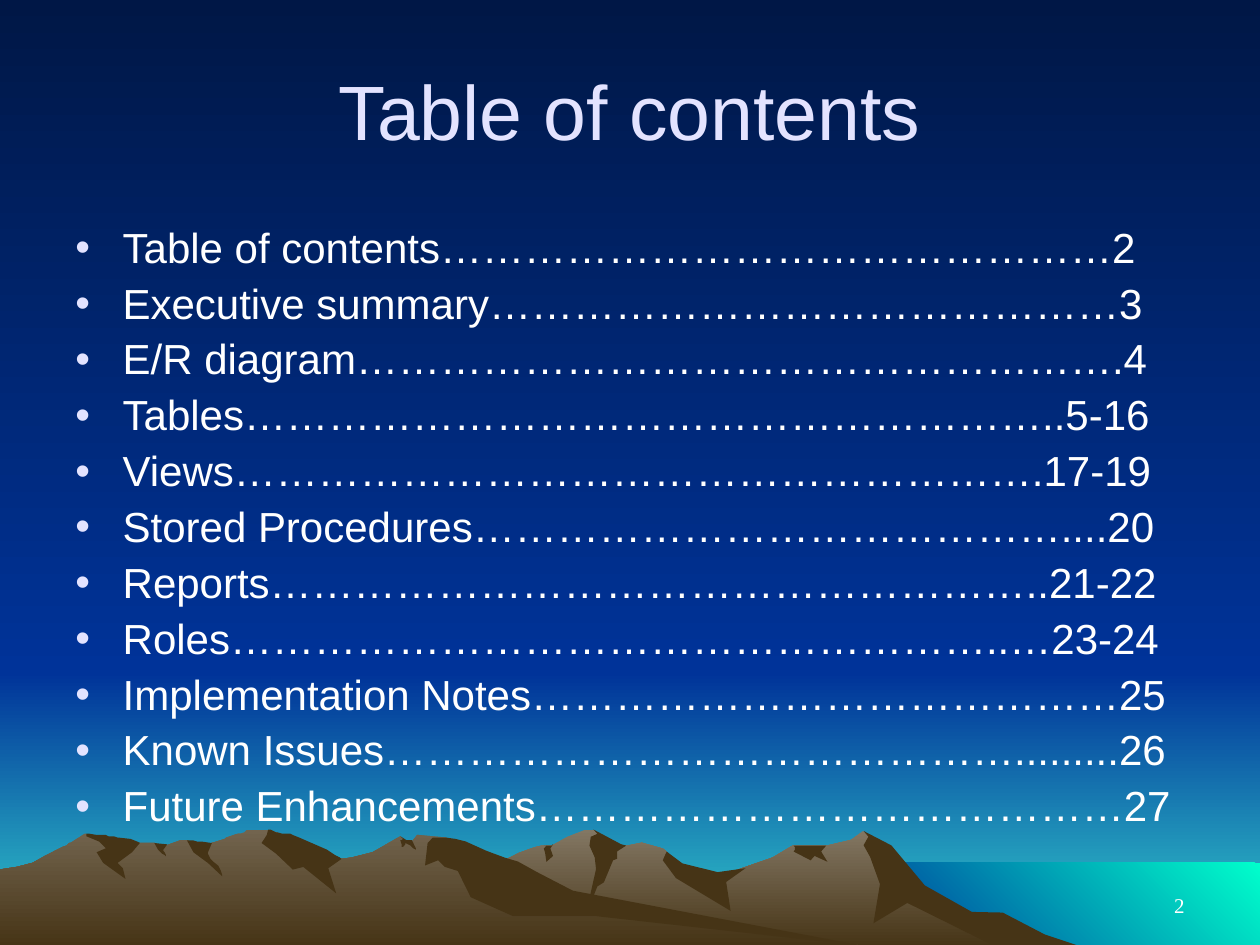
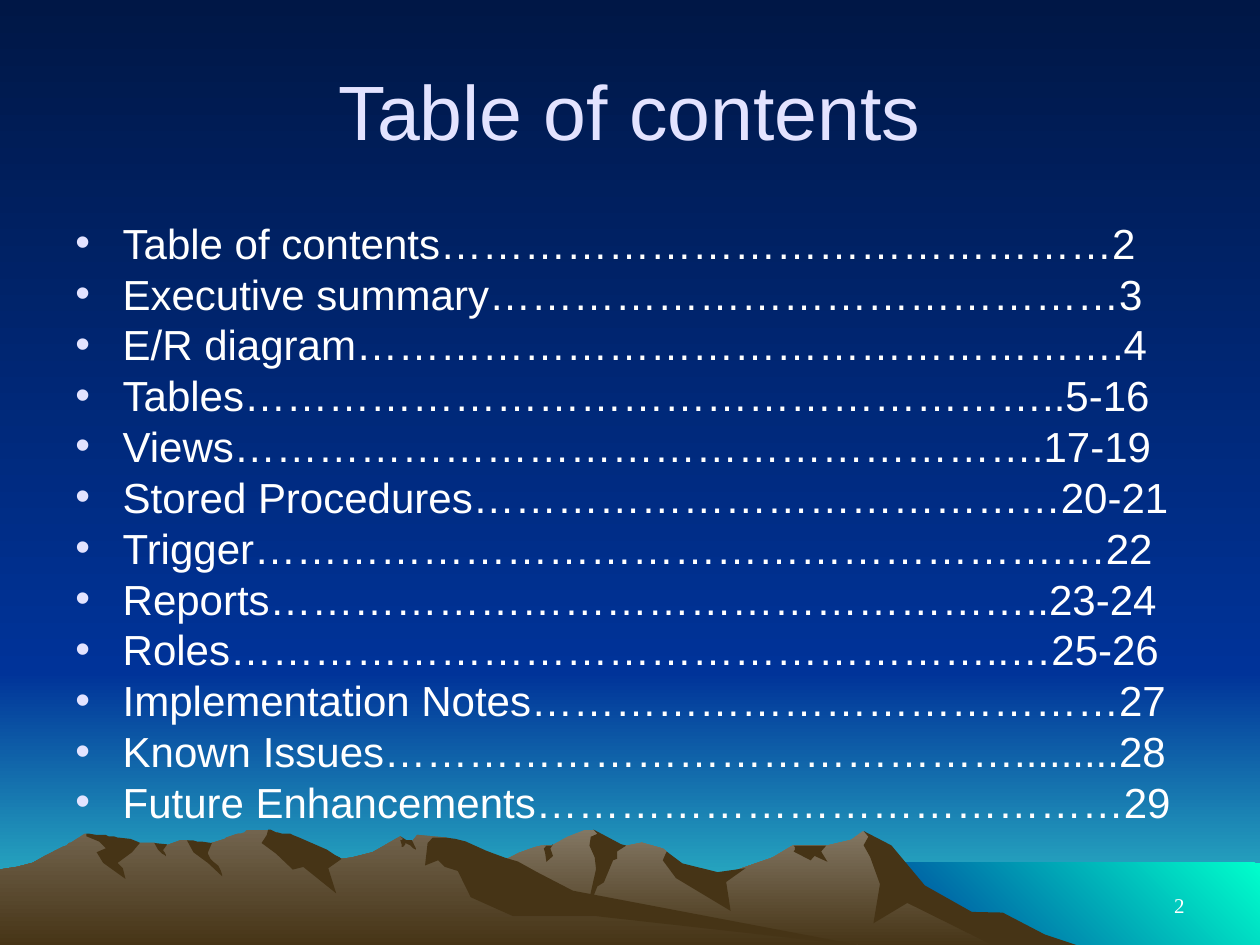
Before and after one commit to AureusVulpes/CMPT308, a slide deck: slide 2 of SchmitzPokemonDB.ppt. Drawn at 1260x945 pixels with LibreOffice and Linux fonts; fonts in the diff are those of the drawing. Boxes give left, top, right and bottom in pixels: in the first picture for what was removed or moved away, otherwise in the second. Text is boxed around its words. In the diff, an @@ line names an element or a change of style, - is before the commit and + after.

```diff
--- a/SchmitzPokemonDB.ppt
+++ b/SchmitzPokemonDB.ppt
@@ text at <box>123,228,1151,463</box>: line spacing 0.9 to 0.8 @@
@@ text at <box>123,482,1171,819</box>: text changed @@
-• Stored Procedures……………………………………....20
-• Reports………………………………………………..21-22
-• Roles………………………………………………..…23-24
-• Implementation Notes……………………………………25
-• Known Issues……………………………………….........26
-• Future Enhancements……………………………………27
+• Stored Procedures……………………………………20-21
+• Trigger………………………………………………….…22
+• Reports………………………………………………..23-24
+• Roles………………………………………………..…25-26
+• Implementation Notes……………………………………27
+• Known Issues……………………………………….........28
+• Future Enhancements……………………………………29
```
Also in this commit, not shown: 4 other slides changed, 2 slides added, 2 other files.
